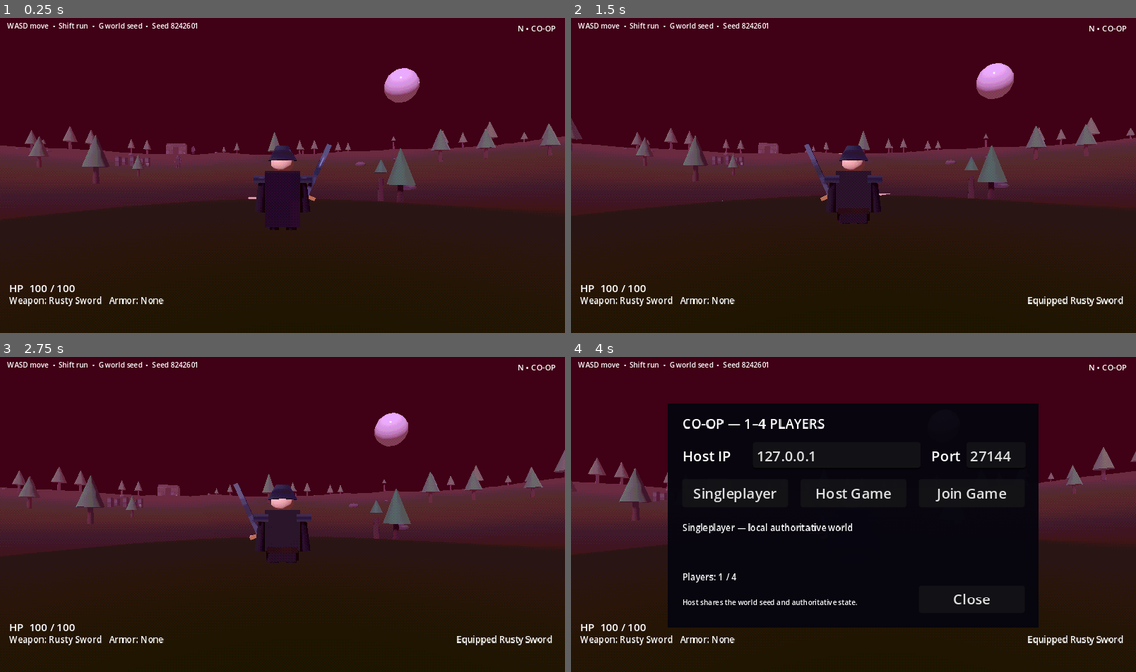
Above: before the commit, frames 1-4 (two rows, left to right).
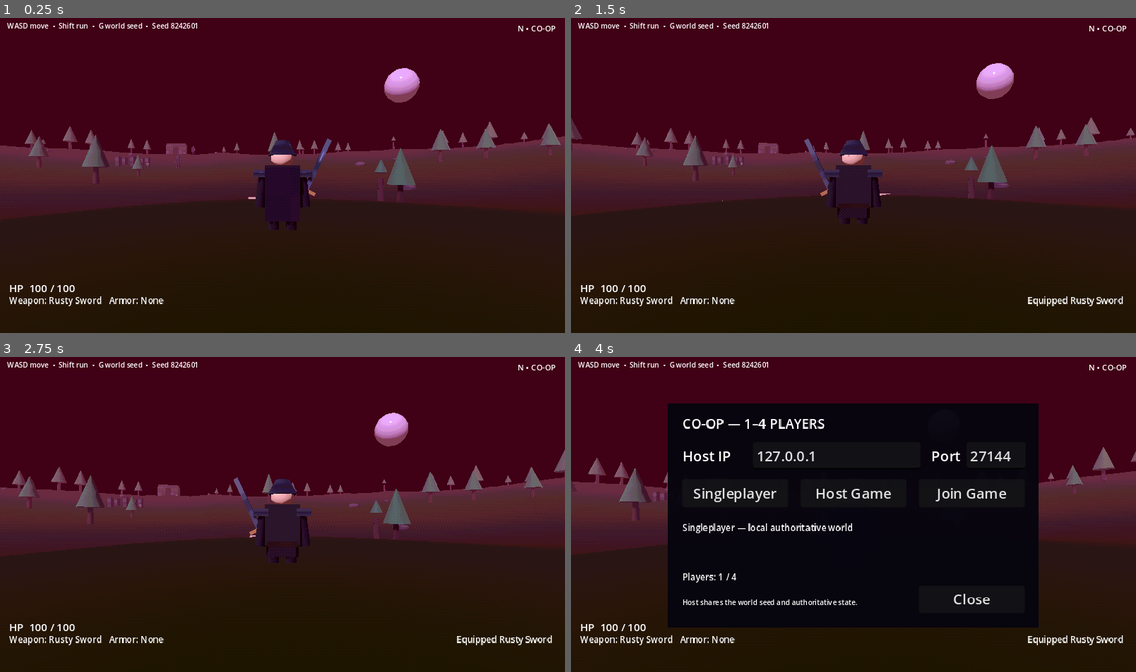
Above: after the commit, the same moments.

Repository: jasonjllind-cpu/aispel
Game: Godot game, scene res://main.tscn
The game is run twice, just before and just after one commit, with the same random seed, the same clock (stepped at 60 frames per second) and the same inputs.
Inputs (mouse positions are in pixels of both pictures, inside the frame that each line leads up to):
- Up to frame 1 (0.25 s): no input
- Up to frame 2 (1.5 s): tap Enter at 0.5 s; move the mouse to (881, 172) at 0.52 s; press the mouse at (881, 172) at 0.53 s; hold W (move_forward) from 0.53 s (still down); tap Space (jump) at 0.77 s; move the mouse to (825, 175) at 1.27 s; release the mouse at (825, 175) at 1.28 s; tap R (equip_next) at 1.35 s
- Up to frame 3 (2.75 s): keep holding W (move_forward); tap Space (jump) at 1.52, 2 s; move the mouse to (293, 508) at 2.02 s; hold E (interact) from 2.03 s (still down)
- Up to frame 4 (4 s): keep holding W (move_forward); tap Enter at 2.75 s; move the mouse to (847, 517) at 2.77 s; release E (interact) at 2.78 s; tap Shift (sprint) at 2.85 s; tap Space (jump) at 3.02, 3.5, 3.77 s; move the mouse to (893, 517) at 3.52 s; tap N at 3.6 s

The runs differ from the first frame. In frame 1, 0.6% of the frame differs, in the area x 44-59%, y 38-68%; in frame 2, 0.6%; in frame 3, 0.6%; in frame 4, less than 0.1%.

Commit message:
Keep player model above faceted terrain

Diff:
--- a/scripts/player.gd
+++ b/scripts/player.gd
@@ -13,6 +13,7 @@
 @export var attack_range := 2.8
 @export var attack_cooldown := 0.52
 @export var max_health := 100
+@export var visual_ground_clearance := 0.12
 
 var gravity := 18.0
 var health := 100
@@ -40,6 +41,9 @@
 	camera_pivot = $CameraPivot
 	camera = $CameraPivot/SpringArm3D/Camera3D
 	visual = $Visual
+	# Keep the rendered boots slightly above the mathematical collision plane.
+	# This prevents faceted terrain from visually cutting through the model.
+	visual.position.y = visual_ground_clearance
 	spawn_position = global_position
 	health = max_health
 	Input.mouse_mode = Input.MOUSE_MODE_CAPTURED
@@ -166,10 +170,10 @@
 			cape.rotation_degrees.x = 8.0 + abs(sin(walk_phase)) * (8.0 if sprinting else 4.0)
 		# Limb swing communicates walking without moving the entire character
 		# vertically relative to its collider and the terrain.
-		visual.position.y = lerp(visual.position.y, 0.0, min(delta * 12.0, 1.0))
+		visual.position.y = lerp(visual.position.y, visual_ground_clearance, min(delta * 12.0, 1.0))
 	else:
 		walk_phase += delta * 2.0
-		visual.position.y = lerp(visual.position.y, 0.0, min(delta * 8.0, 1.0))
+		visual.position.y = lerp(visual.position.y, visual_ground_clearance, min(delta * 8.0, 1.0))
 		if arm_l != null:
 			arm_l.rotation_degrees.x = lerp(arm_l.rotation_degrees.x, 0.0, min(delta * 8.0, 1.0))
 		if arm_r != null:
